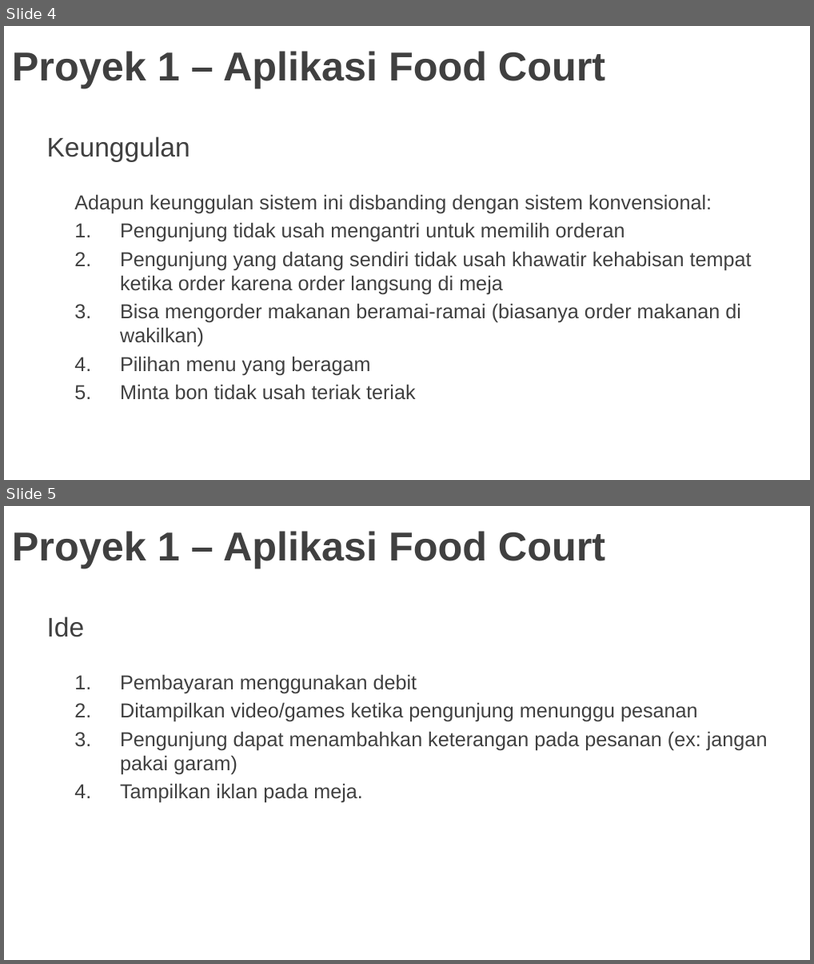
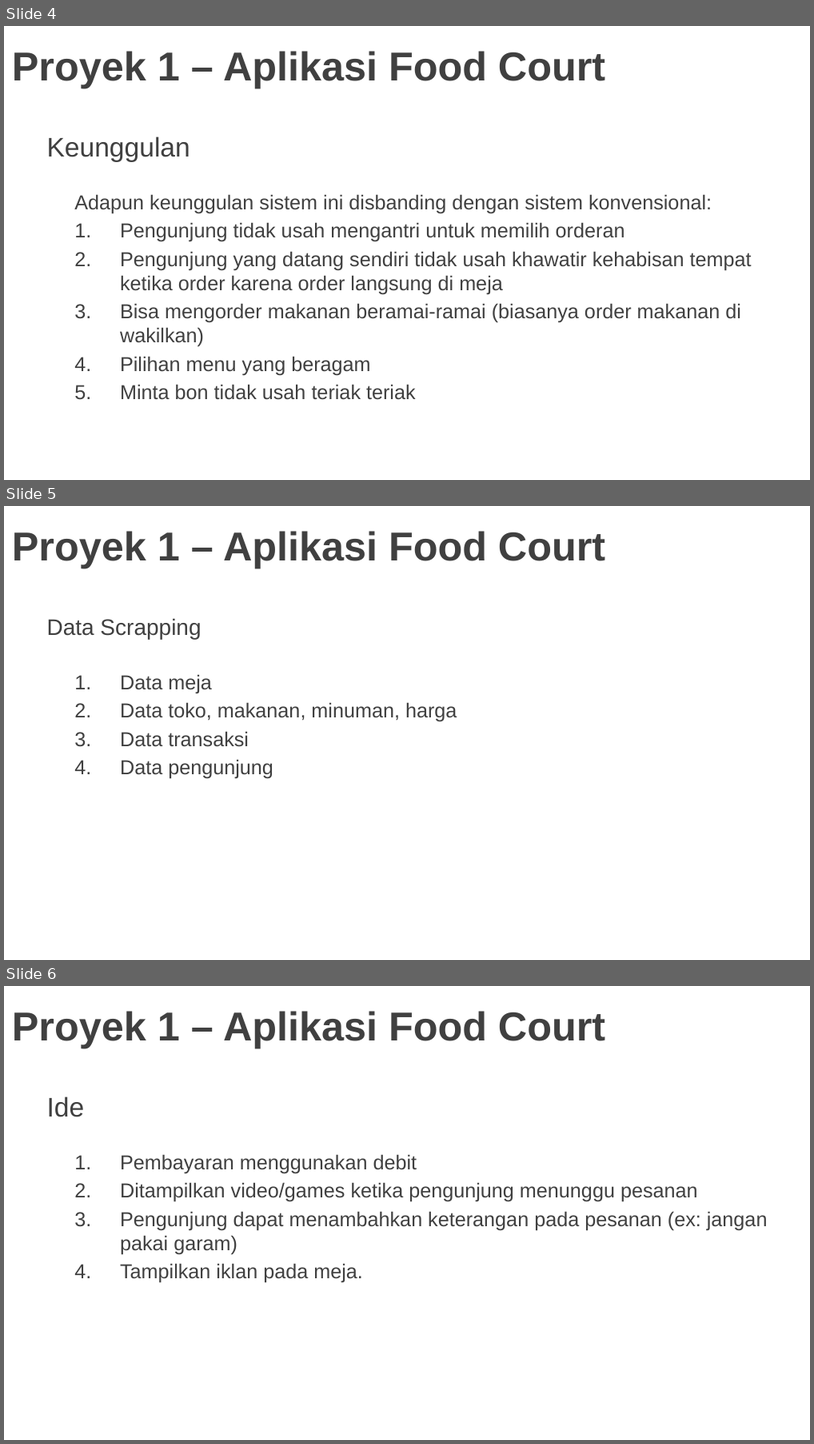
Before and after one commit to regawarp/Repo-Kel2, a slide deck: PROYEK1-Aplikasi Food Court.pptx. Shown one above the other, each under a label of ours: slides 4 and 5 before the commit, slides 4, 5 and 6 after it. The pictures are 814x964 and 814x1444 pixels, drawn with LibreOffice and Linux fonts; fonts in the diff are those of the drawing; background and template pictures are left out. Boxes give left, top, right and bottom in pixels: in the first picture for what was removed or moved away, otherwise in the second. Text is boxed around its words. In the diff, an @@ line names an element or a change of style, - is before the commit and + after.

Commit message:
Update PPT
Data yg dicollect

```diff
--- a/PROYEK1-Aplikasi Food Court.pptx
+++ b/PROYEK1-Aplikasi Food Court.pptx
@@ slide 5 added at [4,506,810,960], background picture (left out) @@
@@ title added at [12,531,606,568], 36 pt, text #404040, bold @@
+Proyek 1 – Aplikasi Food Court
@@ text added at [47,618,201,639], 20 pt, text #404040 @@
+Data Scrapping
@@ text added at [120,674,457,779], 18 pt, text #404040 @@
+1. Data meja
+2. Data toko, makanan, minuman, harga
+3. Data transaksi
+4. Data pengunjung
@@ what was slide 5 is now slide 6 @@
```
Also in this commit, not shown: 1 other file.
